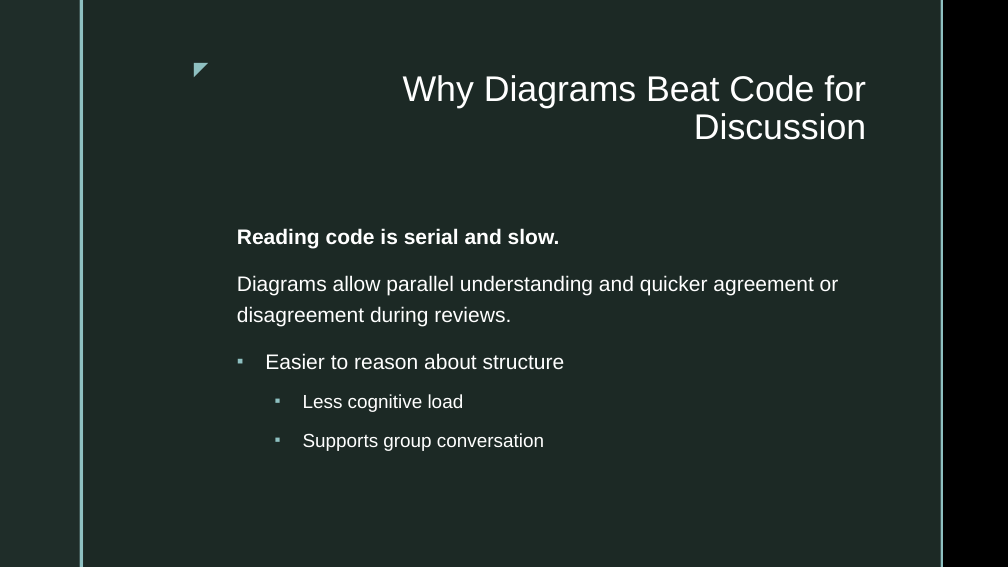
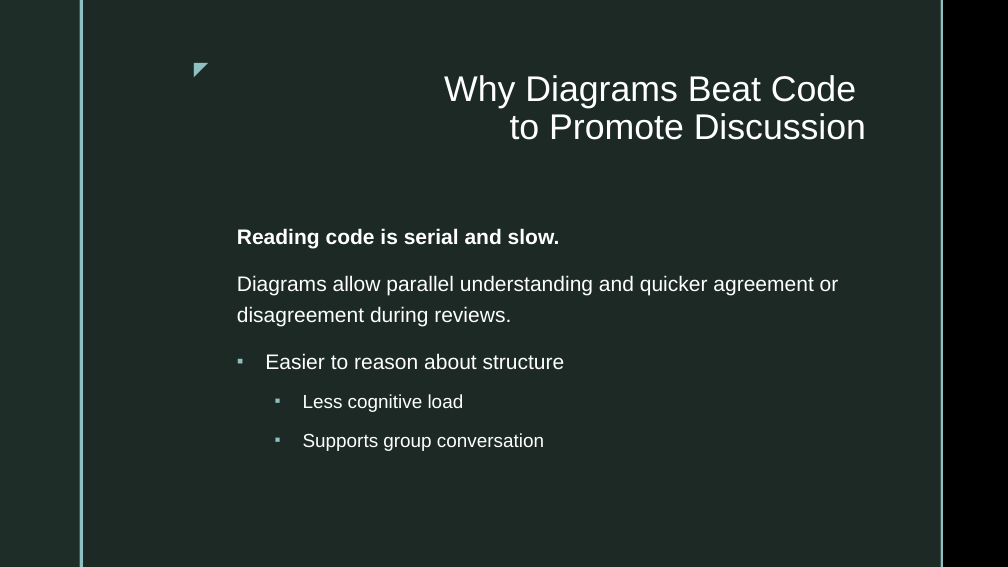
Before and after one commit to jeff-adkisson/swe-4743-spring-2026-oo-design, a slide deck: slide 23 of presentations/03-uml-class-diagramming.pptx (slide 20 before the commit). Drawn at 1008x567 pixels with LibreOffice and Linux fonts; fonts in the diff are those of the drawing; background and template pictures are left out. Boxes give left, top, right and bottom in pixels: in the first picture for what was removed or moved away, otherwise in the second. Text is boxed around its words. In the diff, an @@ line names an element or a change of style, - is before the commit and + after.

```diff
--- a/presentations/03-uml-class-diagramming.pptx
+++ b/presentations/03-uml-class-diagramming.pptx
@@ title at bbox=[444, 75, 866, 140]: text changed @@
-Why Diagrams Beat Code for Discussion
+Why Diagrams Beat Code
+to Promote Discussion
```
Also in this commit, not shown: 9 other slides changed, 3 slides added, 3 other files.
